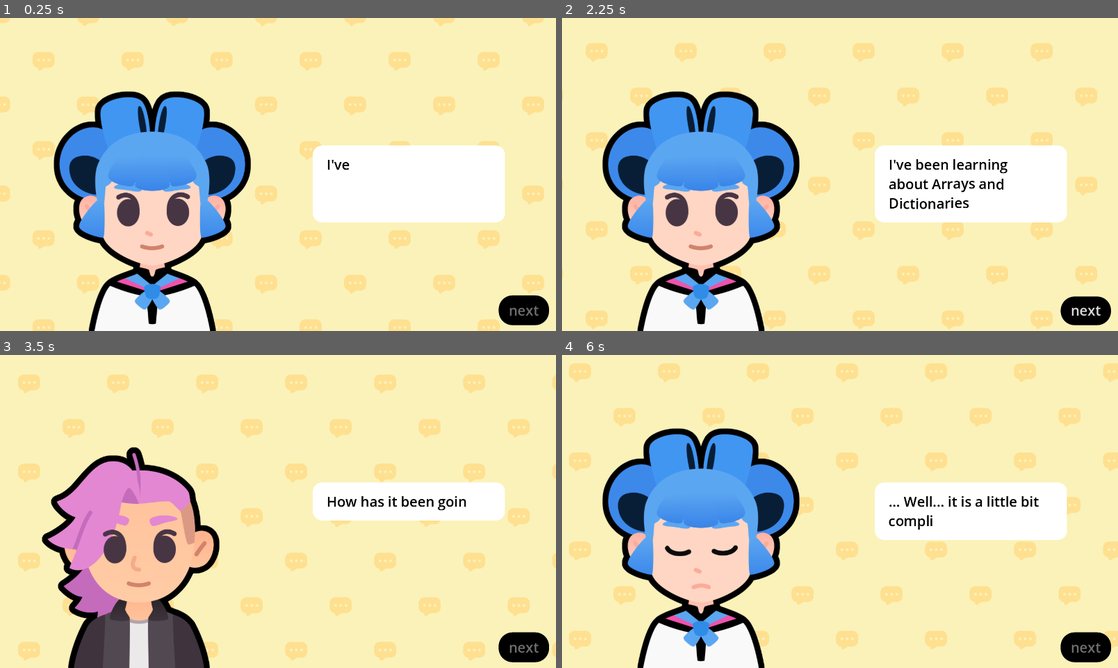
Above: before the commit, frames 1-4 (two rows, left to right).
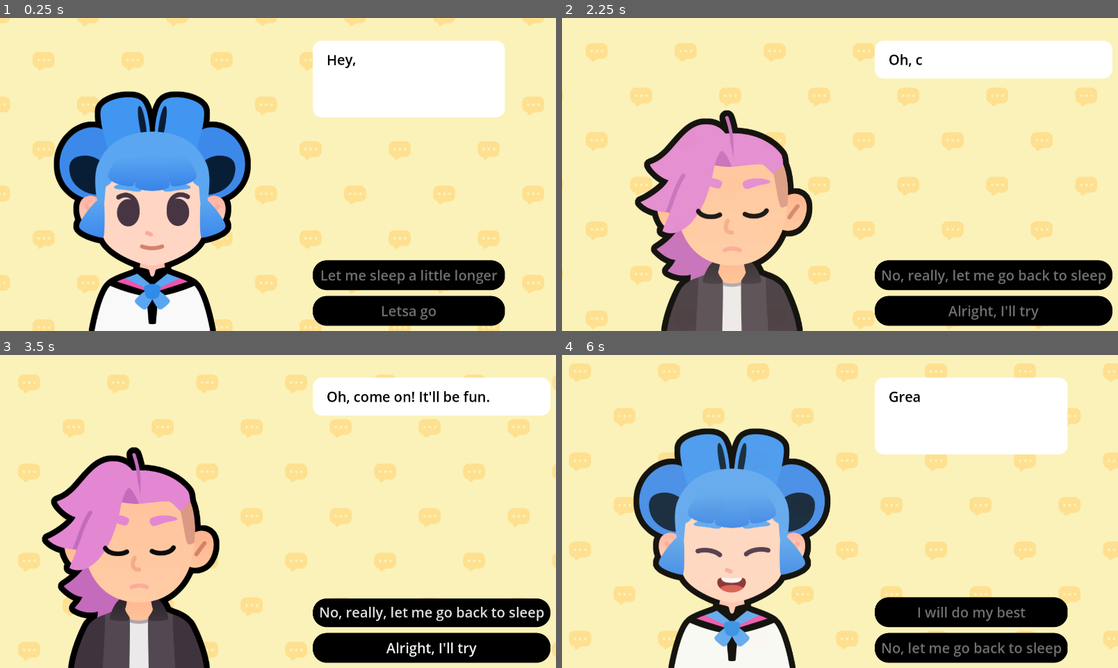
Above: after the commit, the same moments.

Repository: Beanofbean/M8-start-a-dialog
Game: Godot game, scene res://lessons/dialogue.tscn
Two runs of this game, one before a commit and one after it. Both use one fixed random seed, a clock stepped at 60 frames per second and the inputs below. Before the commit the project has no main scene; this scene is started directly in both runs. Sound files missing from this copy of the repository are replaced by a short silence.
Inputs (mouse positions are in pixels of both pictures, inside the frame that each line leads up to):
- Up to frame 1 (0.25 s): no input
- Up to frame 2 (2.25 s): tap Enter at 0.5 s; move the mouse to (962, 158) at 0.52 s; tap Z at 0.6, 1.35 s; click (962, 158) at 0.67 s; tap Space at 0.77, 1.52 s; move the mouse to (728, 190) at 1.27 s; click (728, 190) at 1.42 s; click (973, 277) at 2 s, where only the run after the commit has a clickable "Let me sleep a little longer"
- Up to frame 3 (3.5 s): click (522, 649) at 2.75 s, where only the run before the commit has a clickable "next"
- Up to frame 4 (6 s): click (995, 611) at 3.5 s, where only the run after the commit has a clickable "No, really, let me go back to…"; click (1084, 649) at 4.25 s, where only the run before the commit has a clickable "next"; move the mouse to (895, 442) at 5.02 s; tap Z at 5.1 s; click (895, 442) at 5.17 s; click (973, 649) at 5.75 s, where only the run after the commit has a clickable "Letsa go"

The runs differ from the first frame. In frame 1, 24% of the frame differs, in the area x 56-99%, y 7-99%; in frame 2, 42%, in the area x 7-99%, y 7-100%; in frame 3, 18%; in frame 4, 39%.

Commit message:
M8 L4 done

Diff:
--- a/lessons/dialogue.gd
+++ b/lessons/dialogue.gd
@@ -11,68 +11,65 @@
 	"pink": preload ("res://assets/pink.png")
 }
 
-## An array of dictionaries. Each dictionary has three properties:
+## An array of dictionaries. Each dictionary has four properties:
 ## - expression: a [code]Texture[/code] containing an expression
 ## - text: a [code]String[/code] containing the text the character says
-## - character: a [code]Texture[/code] representing the character
+## - character: a [code]Texture[/code] representing the character, that we extract from the [code]bodies[/code] dictionary
+## - choices: a [code]dictionary[/code] with [code]String[/code] keys and [code]int[/code] values
 var dialogue_items: Array[Dictionary] = [
 	{
 		"expression": expressions["regular"],
-		"text": "I've been learning about [wave]Arrays and Dictionaries[/wave]",
-		"character": bodies["sophia"]
+		"text": "[wave]Hey, wake up![/wave]\nIt's time to make video games.",
+		"character": bodies["sophia"],
+		"choices": {
+			"Let me sleep a little longer": 2,
+			"Letsa go": 1,
+		},
 	},
 	{
-		"expression": expressions["regular"],
-		"text": "How has it been going?",
-		"character": bodies["pink"]
+		"expression": expressions["happy"],
+		"text": "Great! Your first task will be to write a [b]dialogue tree[/b].",
+		"character": bodies["sophia"],
+		"choices": {
+			"I will do my best": 3,
+			"No, let me go back to sleep": 2,
+		},
 	},
 	{
 		"expression": expressions["sad"],
-		"text": "... Well... it is a little bit [shake]complicated[/shake]!",
-		"character": bodies["sophia"]
-	},
-	{
-		"expression": expressions["sad"],
-		"text": "Oh!",
-		"character": bodies["pink"]
-	},
-	{
-		"expression": expressions["regular"],
-		"text": "I believe in you!",
-		"character": bodies["pink"]
+		"text": "Oh, come on! It'll be fun.",
+		"character": bodies["pink"],
+		"choices": {
+			"No, really, let me go back to sleep": 0,
+			"Alright, I'll try": 1,
+		},
 	},
 	{
 		"expression": expressions["happy"],
-		"text": "If you stick to it, you'll eventually make it!",
-		"character": bodies["pink"]
+		"text": "That's the spirit! [wave]You can do it![/wave]",
+		"character": bodies["pink"],
+		"choices": {"Okay! (Quit)": - 1},
 	},
-	{
-		"expression": expressions["happy"],
-		"text": "That's it! Let's [tornado freq=3.0][rainbow val=1.0]GOOOOOO!!![/rainbow][/tornado]",
-		"character": bodies["sophia"]
-	}
 ]
-var current_item_index := 0
 
 ## UI element that shows the texts
 @onready var rich_text_label: RichTextLabel = %RichTextLabel
-## UI element that progresses to the next text
-@onready var next_button: Button = %NextButton
 ## Audio player that plays voice sounds while text is being written
 @onready var audio_stream_player: AudioStreamPlayer = %AudioStreamPlayer
 ## The character
 @onready var body: TextureRect = %Body
 ## The Expression
 @onready var expression: TextureRect = %Expression
+## The container for buttons
+@onready var action_buttons_v_box_container: VBoxContainer = %ActionButtonsVBoxContainer
 
 
 func _ready() -> void:
-	show_text()
-	next_button.pressed.connect(advance)
+	show_text(0)
 
-
-## Draws the current text to the rich text element
-func show_text() -> void:
+## Draws the selected text
+## [param current_item_index] Displays the currently selected index from the dialogue array
+func show_text(current_item_index: int) -> void:
 	# We retrieve the current item from the array
 	var current_item := dialogue_items[current_item_index]
 	# from the item, we extract the properties.
@@ -81,7 +78,7 @@
 	rich_text_label.text = current_item["text"]
 	expression.texture = current_item["expression"]
 	body.texture = current_item["character"]
-
+	create_buttons(current_item["choices"])
 	# We set the initial visible ratio to the text to 0, so we can change it in the tween
 	rich_text_label.visible_ratio = 0.0
 	# We create a tween that will draw the text
@@ -103,29 +100,28 @@
 	# We make sure the sound stops when the text finishes displaying
 	tween.finished.connect(audio_stream_player.stop)
 
-	# We animate the character sliding in.
 	slide_in()
 
-	# Finally, we disable the next button until the text finishes displaying.
-	next_button.disabled = true
+	for button: Button in action_buttons_v_box_container.get_children():
+		button.disabled = true
 	tween.finished.connect(func() -> void:
-		next_button.disabled = false
+		for button: Button in action_buttons_v_box_container.get_children():
+			button.disabled = false
 	)
 
+func create_buttons(choices_data: Dictionary) -> void:
+	for button in action_buttons_v_box_container.get_children():
+		button.queue_free()
+	for choice_text in choices_data:
+		var button := Button.new()
+		action_buttons_v_box_container.add_child(button)
+		button.text = choice_text
+		var target_line_idx: int = choices_data[choice_text]
+		if target_line_idx == - 1:
+			button.pressed.connect(get_tree().quit)
+		else:
+			button.pressed.connect(show_text.bind(target_line_idx))
 
-## Progresses to the next slide.
-func advance() -> void:
-	# We increment the slide amount by 1
-	current_item_index += 1
-	if current_item_index == dialogue_items.size():
-		# if we reached the last slide, quit
-		get_tree().quit()
-	else:
-		# otherwise, show the text
-		show_text()
-
-
-## Animates the character when they start talking
 func slide_in() -> void:
 	var slide_tween := create_tween()
 	slide_tween.set_ease(Tween.EASE_OUT)
--- a/lessons/dialogue.tscn
+++ b/lessons/dialogue.tscn
@@ -14,12 +14,6 @@
 shader_parameter/bg_color = Color(0.980392, 0.94902, 0.72549, 1)
 shader_parameter/pattern_color = Color(0.996078, 0.878431, 0.564706, 1)
 shader_parameter/pattern_size = 256.0
-
-[sub_resource type="InputEventAction" id="InputEventAction_3rk3v"]
-action = &"advance_text"
-
-[sub_resource type="Shortcut" id="Shortcut_7vboy"]
-events = [SubResource("InputEventAction_3rk3v")]
 
 [node name="Dialogue" type="Control"]
 layout_mode = 3
@@ -65,38 +59,40 @@
 expand_mode = 1
 stretch_mode = 5
 
-[node name="RichTextLabel" type="RichTextLabel" parent="."]
-unique_name_in_owner = true
+[node name="VBoxContainer" type="VBoxContainer" parent="."]
+clip_contents = true
 layout_mode = 1
 anchors_preset = -1
 anchor_left = 0.75
 anchor_right = 1.0
 anchor_bottom = 1.0
-offset_left = -360.32
-offset_top = 440.0
+offset_left = -360.32007
+offset_top = 78.0
 offset_right = -176.0
-offset_bottom = -519.0
+offset_bottom = -18.0
+focus_mode = 3
+mouse_filter = 0
+
+[node name="RichTextLabel" type="RichTextLabel" parent="VBoxContainer"]
+unique_name_in_owner = true
+layout_mode = 2
 size_flags_horizontal = 3
+size_flags_vertical = 2
 bbcode_enabled = true
 text = "Hello World"
 fit_content = true
 
-[node name="NextButton" type="Button" parent="."]
+[node name="ActionButtonsVBoxContainer" type="VBoxContainer" parent="VBoxContainer"]
 unique_name_in_owner = true
-layout_mode = 1
-anchors_preset = 3
-anchor_left = 1.0
-anchor_top = 1.0
-anchor_right = 1.0
-anchor_bottom = 1.0
-offset_left = -198.0
-offset_top = -107.0
-offset_right = -24.0
-offset_bottom = -20.0
-grow_horizontal = 0
-grow_vertical = 0
-shortcut = SubResource("Shortcut_7vboy")
-text = "next"
+layout_mode = 2
+
+[node name="Button" type="Button" parent="VBoxContainer/ActionButtonsVBoxContainer"]
+layout_mode = 2
+text = "Si Si"
+
+[node name="Button2" type="Button" parent="VBoxContainer/ActionButtonsVBoxContainer"]
+layout_mode = 2
+text = "No No"
 
 [node name="AudioStreamPlayer" type="AudioStreamPlayer" parent="."]
 unique_name_in_owner = true
--- a/project.godot
+++ b/project.godot
@@ -1,10 +1,24 @@
+; Engine configuration file.
+; It's best edited using the editor UI and not directly,
+; since the parameters that go here are not all obvious.
+;
+; Format:
+;   [section] ; section goes between []
+;   param=value ; assign values to parameters
+
 config_version=5
 
 [application]
 
 config/name="M08. Start a Dialogue (Workbook)"
+run/main_scene="uid://chprvwfixox2y"
 config/features=PackedStringArray("4.5")
 config/icon="res://icon_start_a_dialog.png"
+
+[autoload]
+
+UITestPanel="*res://addons/gdpractice/tester/ui_test_panel.tscn"
+Metadata="*res://addons/gdpractice/practice_solutions/metadata.gd"
 
 [display]
 
Not shown: 1 places in lessons/dialogue.tscn that only renumber resources
Not shown, added: practices/L4.P1.populate_inventory/populate_inventory.gd.uid
Not shown, added: practices/L4.P2.equip_item/equip_item.gd.uid
Not shown, added: practices/L5.P1.shopping_loot/shopping_entry.gd.uid
Not shown, added: practices/L5.P1.shopping_loot/shopping_loot.gd.uid
Not shown, changed: practices/L6.P1.powered_inventory/assets/energy.svg.import
Not shown, changed: practices/L6.P1.powered_inventory/assets/fire.svg.import
Not shown, changed: practices/L6.P1.powered_inventory/assets/health.svg.import
Not shown, changed: practices/L6.P1.powered_inventory/assets/poison.svg.import
Not shown, changed: practices/L6.P1.powered_inventory/assets/triforce.svg.import
Not shown, changed: practices/L6.P1.powered_inventory/assets/water.svg.import
Not shown, added: practices/L6.P1.powered_inventory/power.gd.uid
(and 2 more such lines)
